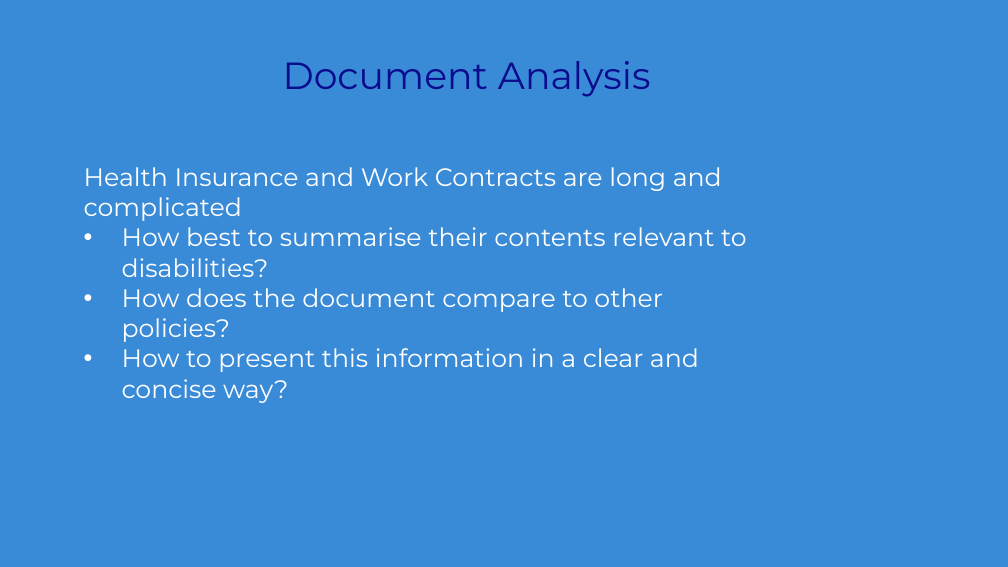
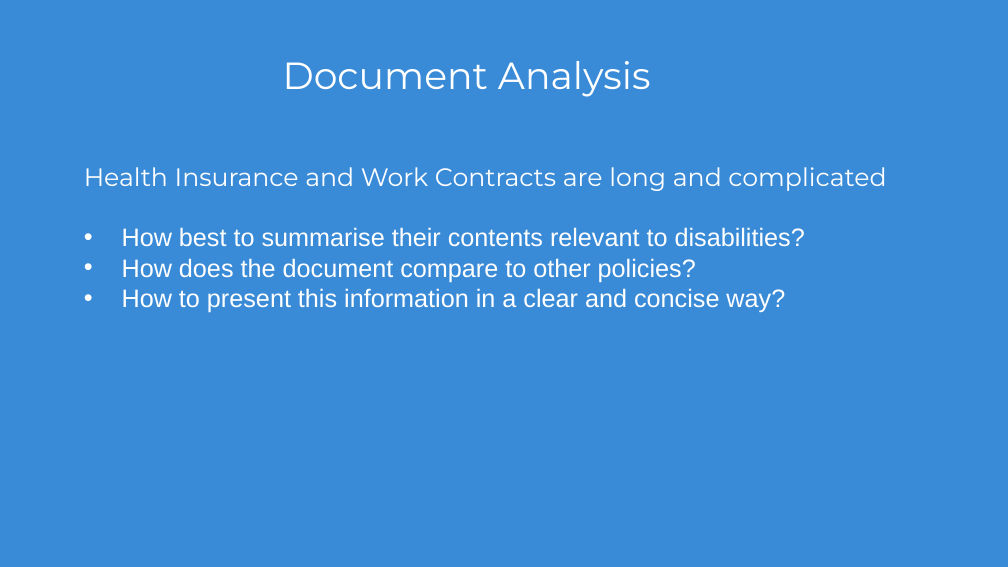
Before and after one commit to rs6713/sesame, a slide deck: slide 7 of sesame_presentation.pptx. Drawn at 1008x567 pixels with LibreOffice and Linux fonts; fonts in the diff are those of the drawing; background and template pictures are left out. Boxes give left, top, right and bottom in pixels: in the first picture for what was removed or moved away, otherwise in the second. Text is boxed around its words. In the diff, an @@ line names an element or a change of style, - is before the commit and + after.

```diff
--- a/sesame_presentation.pptx
+++ b/sesame_presentation.pptx
@@ text "Document Analysis" at bbox=[283, 61, 651, 97]: text colour #0A0C8D to #FFFFFF @@
@@ text at bbox=[122, 227, 805, 313]: font Montserrat to Arial in "How best to summarise their contents relevant ...", "How does the document compare to other ...", "How to present this information in a ..." @@
```
Also in this commit, not shown: 4 other slides changed, 1 slide added.
